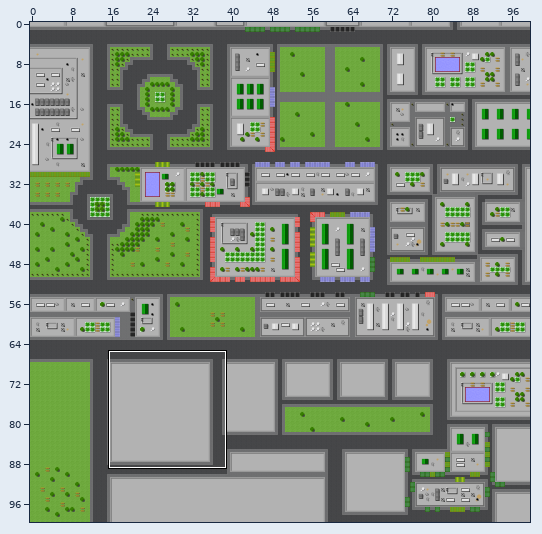
Tiled map -- assets/maps/City1.tmx. The picture above shows the old version from afar; the outline marks the close-up.
Close-up. Earlier state:
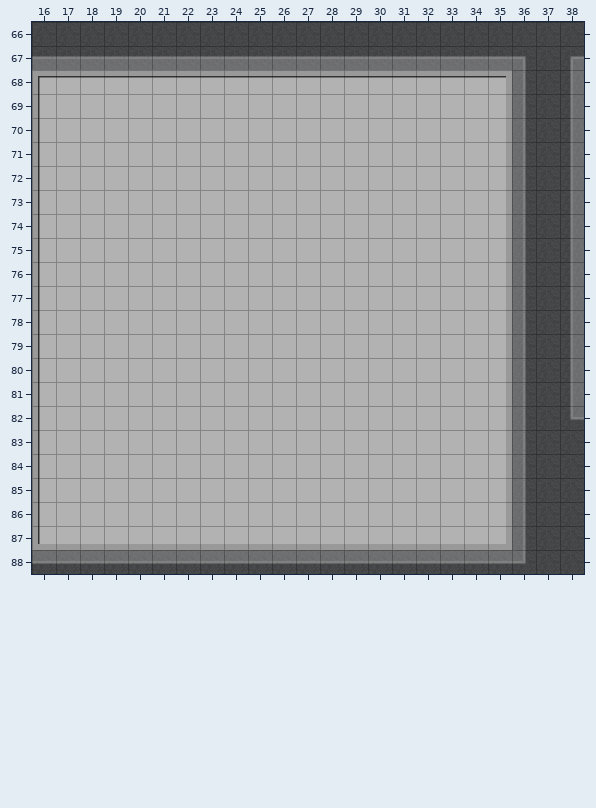
Cells are 32x32 px. Shown: x 16..38, y 66..88. The commit also changed other parts of the map, which this record leaves out.
Now the later version:
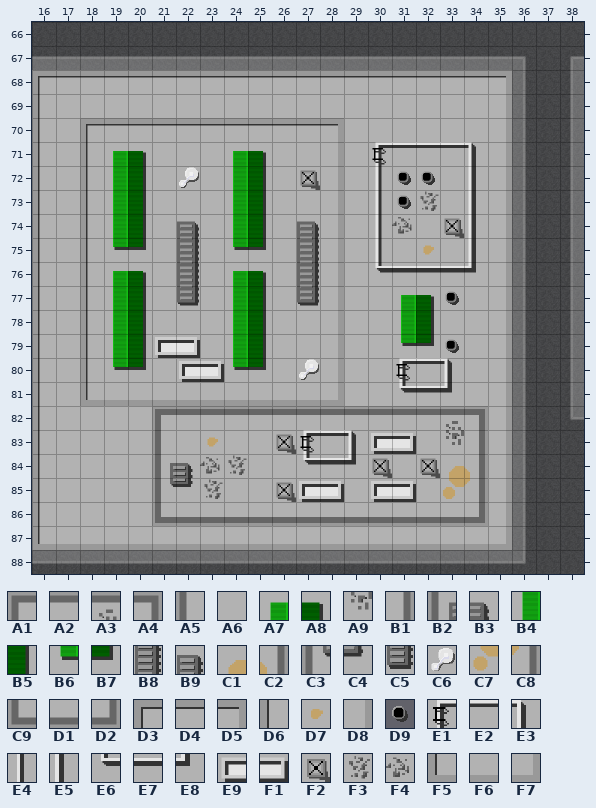
Key: from "Building1": A1 0, A2 1, A3 6, A4 7, A5 8, A6 9, A7 12, A8 13, A9 14, B1 15, B2 16, B3 17, B4 20, B5 21, B6 28, B7 29, B8 34, B9 35, C1 38, C2 39, C3 40, C4 41, C5 43, C6 44, C7 46, C8 47, C9 56, D1 57, D2 63; from "Building2": D3 0, D4 1, D5 7, D6 8, D7 11, D8 15, D9 18, E1 20, E2 21, E3 22, E4 28, E5 30, E6 36, E7 37, E8 38, E9 42, F1 43, F2 49, F3 53, F4 54, F5 56, F6 57, F7 63.
__ is an empty cell, .. an unchanged one.
Difference:
--- layer "Buildings"
@@ x 18..34 @@
-70 A6 A6 A6 A6 A6 A6 A6 A6 A6 A6 A6 .. .. .. .. .. ..
-71 A6 A6 A6 .. .. .. A6 A6 .. .. A6 .. A6 A6 A6 A6 A6
-72 A6 A6 A6 .. A6 .. A6 A6 .. A6 A6 .. A6 .. .. .. A6
-73 A6 A6 A6 .. .. .. A6 A6 .. .. A6 .. A6 .. .. .. A6
-74 A6 A6 A6 .. A6 .. A6 A6 .. A6 A6 .. A6 .. .. A6 A6
-75 A6 A6 A6 .. A6 .. A6 A6 .. A6 A6 .. A6 .. A6 .. A6
-76 A6 A6 A6 .. A6 .. A6 A6 .. A6 A6 .. A6 A6 A6 A6 A6
-77 A6 A6 A6 .. A6 .. A6 A6 .. A6 A6 .. .. .. .. .. ..
-78 A6 A6 A6 .. .. .. A6 A6 .. .. A6 .. .. .. .. .. ..
-79 A6 A6 A6 A6 A6 .. A6 A6 .. .. A6 .. .. .. .. .. ..
-80 A6 A6 A6 .. A6 A6 A6 A6 .. A6 A6 .. .. .. .. .. ..
-81 A6 A6 A6 A6 A6 A6 A6 A6 A6 A6 A6 .. .. .. .. .. ..
-82 .. .. .. A6 A6 A6 A6 A6 A6 A6 A6 A6 A6 A6 A6 A6 A6
-83 .. .. .. A6 .. A6 .. .. A6 A6 A6 A6 A6 A6 .. A6 A6
-84 .. .. .. A6 A6 A6 A6 .. .. A6 A6 A6 A6 .. A6 A6 A6
-85 .. .. .. A6 A6 A6 .. .. A6 A6 A6 .. A6 A6 .. A6 A6
-86 .. .. .. A6 A6 A6 A6 A6 A6 A6 A6 A6 A6 A6 A6 A6 A6
+70 D3 D4 D4 D4 D4 D4 D4 D4 D4 D4 D5 .. .. .. .. .. ..
+71 D6 A7 A8 .. .. .. A7 A8 .. .. D8 .. E1 E2 E2 E2 E3
+72 D6 B4 B5 .. C6 .. B4 B5 .. F2 D8 .. E4 .. .. .. E5
+73 D6 B4 B5 .. .. .. B4 B5 .. .. D8 .. E4 .. .. .. E5
+74 D6 B4 B5 .. B9 .. B4 B5 .. B9 D8 .. E4 .. .. F2 E5
+75 D6 B6 B7 .. B8 .. B6 B7 .. B8 D8 .. E4 .. D7 .. E5
+76 D6 A7 A8 .. B8 .. A7 A8 .. B8 D8 .. E6 E7 E7 E7 E8
+77 D6 B4 B5 .. C5 .. B4 B5 .. C5 D8 .. .. .. .. .. ..
+78 D6 B4 B5 .. .. .. B4 B5 .. .. D8 .. .. .. .. .. ..
+79 D6 B4 B5 E9 F1 .. B4 B5 .. .. D8 .. .. .. .. .. ..
+80 D6 B6 B7 .. E9 F1 B6 B7 .. C6 D8 .. .. .. .. .. ..
+81 F5 F6 F6 F6 F6 F6 F6 F6 F6 F6 F7 .. .. .. .. .. ..
+82 .. .. .. A1 A2 A2 A2 A2 A2 A2 A2 A2 A2 A2 A2 A3 A4
+83 .. .. .. A5 .. D7 .. .. F2 E1 E2 E3 E9 F1 .. A9 B1
+84 .. .. .. B2 B3 F4 F3 .. .. E6 E7 E8 F2 .. F2 C1 C2
+85 .. .. .. C3 C4 F3 .. .. F2 E9 F1 .. E9 F1 .. C7 C8
+86 .. .. .. C9 D1 D1 D1 D1 D1 D1 D1 D1 D1 D1 D1 D1 D2
--- layer "Decoration"
@@ x 31..32 @@
-72 __ __
-73 __ __
-74 __ ..
+72 D9 D9
+73 D9 F3
+74 F4 ..
@@ x 31..33 @@
-77 __ __ __
-78 __ __ ..
-79 __ __ __
-80 __ __ __
-81 __ __ __
+77 A7 A8 D9
+78 B4 B5 ..
+79 B6 B7 D9
+80 E1 E2 E3
+81 E6 E7 E8
